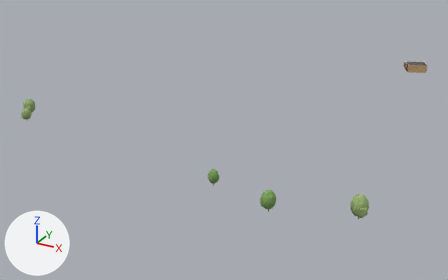
One commit to the glTF model viewer/districts/2050-linkeroever/chunks/c_-4_-6.glb: the scene before it, then after it.
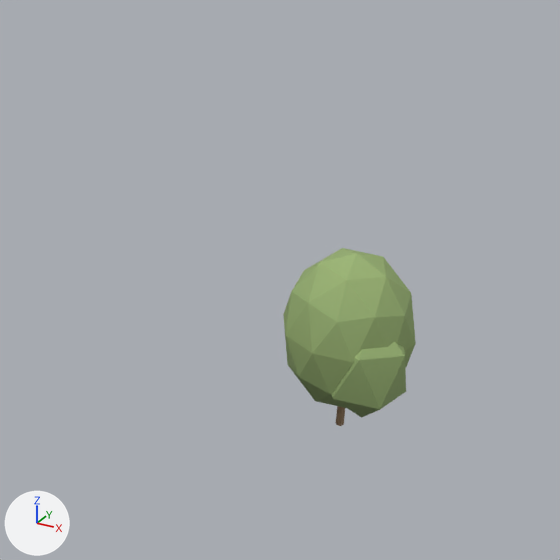
The first picture shows the older version from a 50 mm camera at (-724.0, -1738.0, 134.0) aimed at (-895.0, -1426.0, -21.0). The close-ups show the older and then the newer version on the part from 69% to 87% of the width and 57% to 85% of the height of that picture. Only the edits that show in the close-ups are written down. Lighting does not change. The marker at lower left points along +X, +Y and +Z. Where no turn or scale is listed for an object, it has been applied to the vertices. Vertices at exactly the same position are counted once.

The first close-up shows 'tree_round_1'.
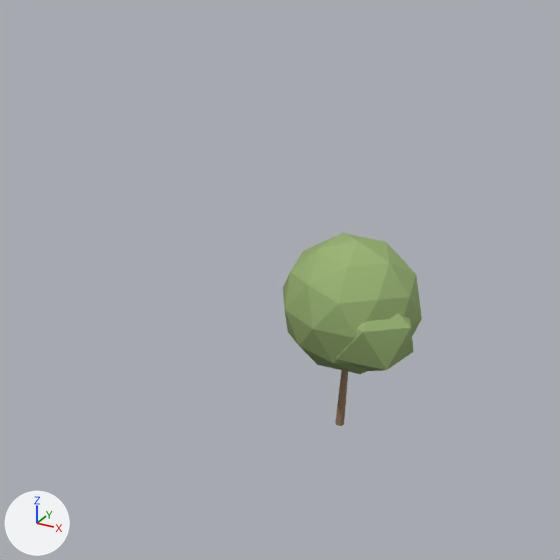
What changed in the scene script:
```text
Change me_tree_round_1:
    used by ob_tree_round_1; parent = ob_trees__4__6_1; location = (67.73, 3.191, 5.745); rotation_euler = (0.0, 0.0, -1.514), in degrees (0, 0, -87); scale = (5.61, 5.61, 5.75)
    before: 7 (-0.01, 0.03, 0.06), 8 (0.01, 0.02, 0.06), 14 (0.01, -0.02, 0.06), 20 (-0.01, -0.03, 0.06), 27 (-0.04, -0.02, 0.06)
    before: 29 (-0.04, 0.02, 0.06)
    remove me_tree_round_1.from_pydata(...)  # 66 vertices, 120 faces; spans x -0.68..0.68, y -0.7..0.7, z -1.0..1.0
    add me_tree_round_1.from_pydata(...)  # 66 vertices, 120 faces; spans x -0.67..0.67, y -0.69..0.69, z -1.0..1.0
    me_tree_round_1 part 1: the loose piece of 42 vertices spanning x -0.68..0.65, y -0.7..0.7, z -0.76..1.0 is scaled about its middle by (0.989, 0.989, 0.767), then moved by (0.0, 0.0, 0.21)
    me_tree_round_1 part 2: the loose piece of 12 vertices spanning x -0.17..0.68, y -0.13..0.68, z -0.72..0.52 is scaled about its middle by (0.989, 0.989, 0.712), then moved by (0.0, 0.0, 0.32)
    me_tree_round_1 part 3
    add for i in [7, 8, 14, 20, 27, 29]: me_tree_round_1.vertices[i].co += Vector((0.0, 0.0, -0.35))
Change ob_tree_round_1:
    ob_tree_round_1.location: (67.73, 3.191, 5.745) -> (67.73, 3.187, 6.151)
    ob_tree_round_1.scale: (5.61, 5.61, 5.75) -> (5.96, 5.96, 6.15)
```

Location of each change, [x1, y1, x2, y2] in pixels of the close-ups (560 x 560 px; the box of a moved part takes in the faces that stretch with it):
'tree_round_1', reshaped, moved, rescaled (8% taller): before [283, 248, 416, 426]; after [282, 233, 422, 426]
part 1 of me_tree_round_1, moved or reshaped: before [283, 248, 416, 408]; after [282, 233, 422, 374]
part 2 of me_tree_round_1, moved or reshaped: before [332, 342, 406, 418]; after [336, 314, 414, 371]
part 3 of me_tree_round_1, moved or reshaped (mostly hidden before): before [336, 406, 345, 426]; after [335, 370, 348, 426]
